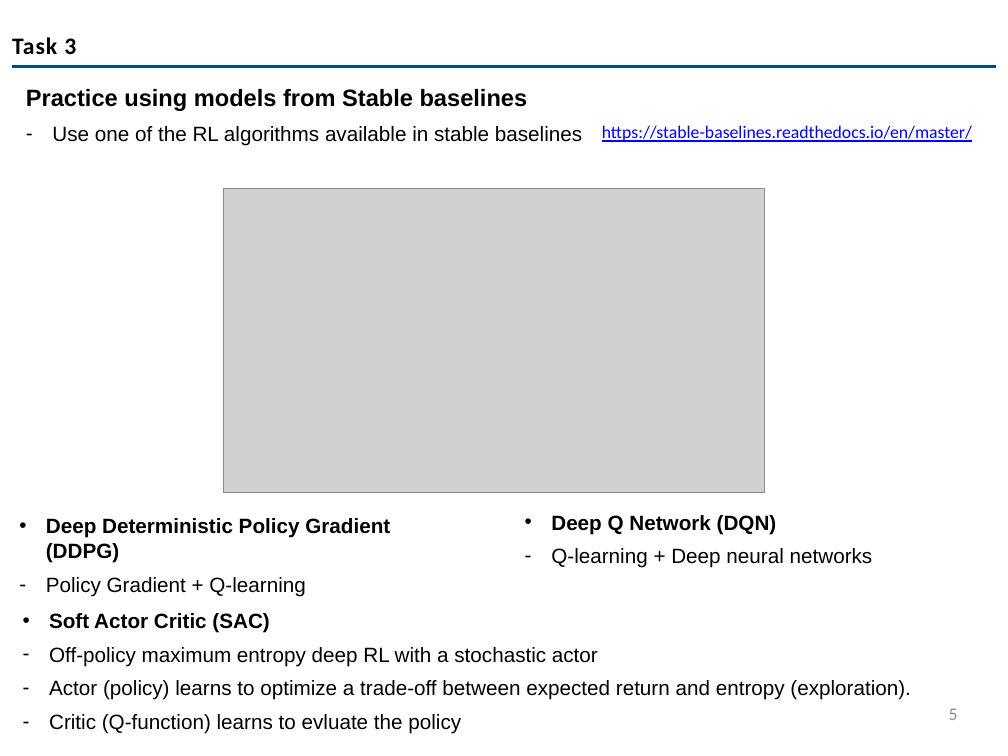
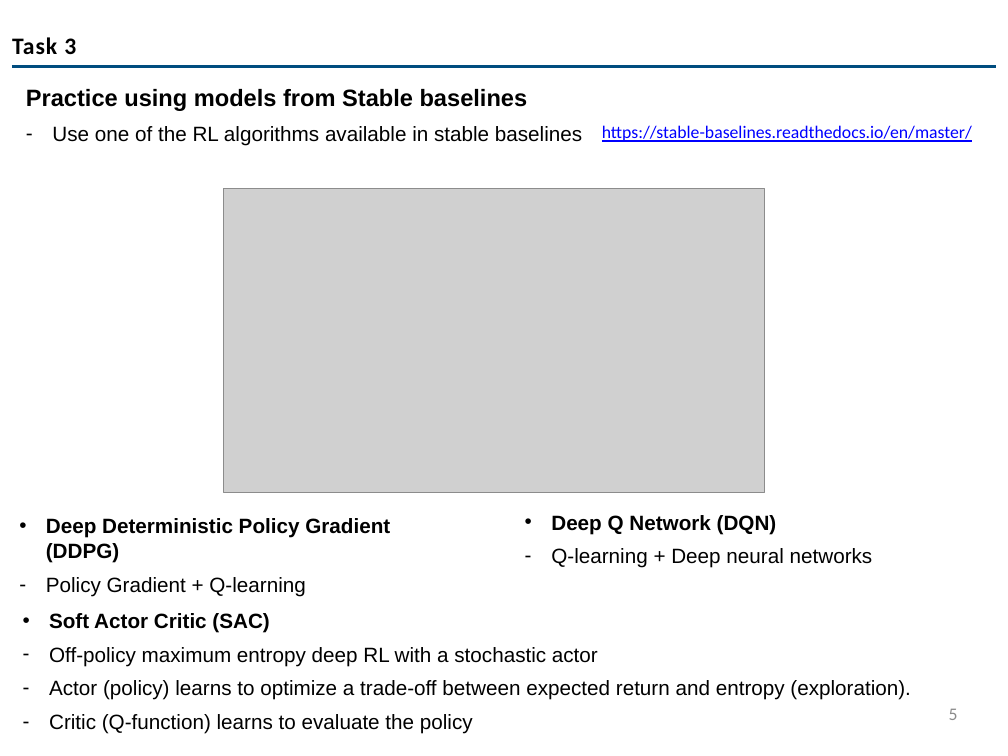
Before and after one commit to codemoo/MLCS-Internship-Program, a slide deck: slide 5 of 004 Reinforcement Learning/RL Task Explanation.pptx. Drawn at 1008x756 pixels with LibreOffice and Linux fonts; fonts in the diff are those of the drawing; grey boxes stand for pictures; background and template pictures are left out. Boxes give left, top, right and bottom in pixels: in the first picture for what was removed or moved away, otherwise in the second. Text is boxed around its words. In the diff, an @@ line names an element or a change of style, - is before the commit and + after.

```diff
--- a/004 Reinforcement Learning/RL Task Explanation.pptx
+++ b/004 Reinforcement Learning/RL Task Explanation.pptx
@@ text at box(49, 714, 473, 734): text changed @@
-– Critic (Q-function) learns to evluate the policy
+– Critic (Q-function) learns to evaluate the policy
```
Also in this commit, not shown: 3 other files.
